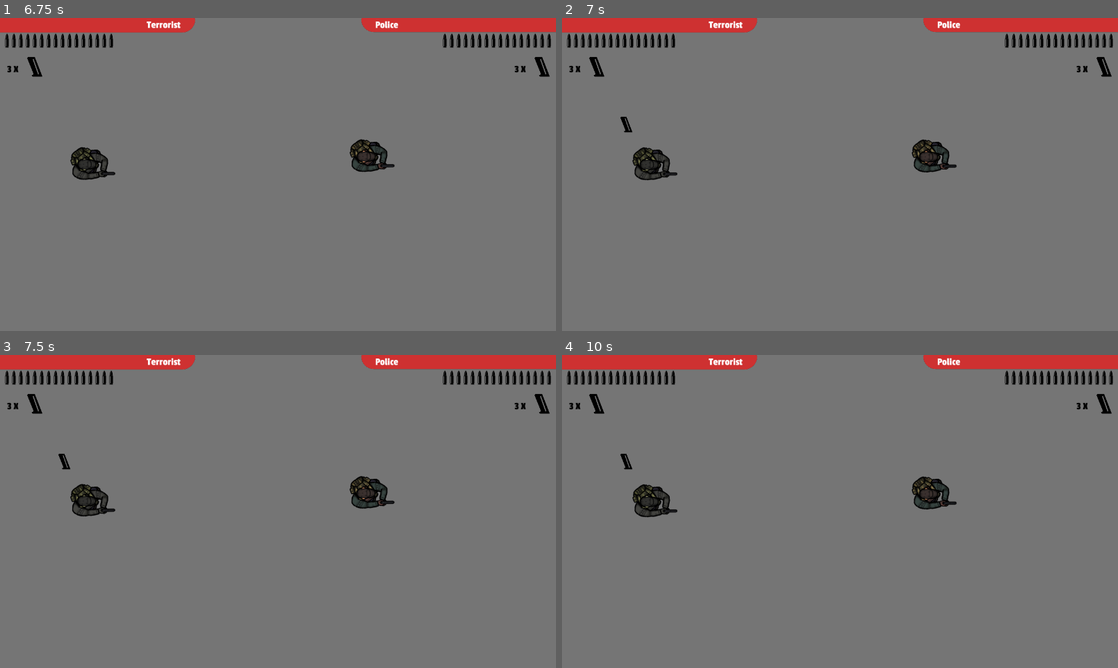
Above: before the commit, frames 1-4 (two rows, left to right).
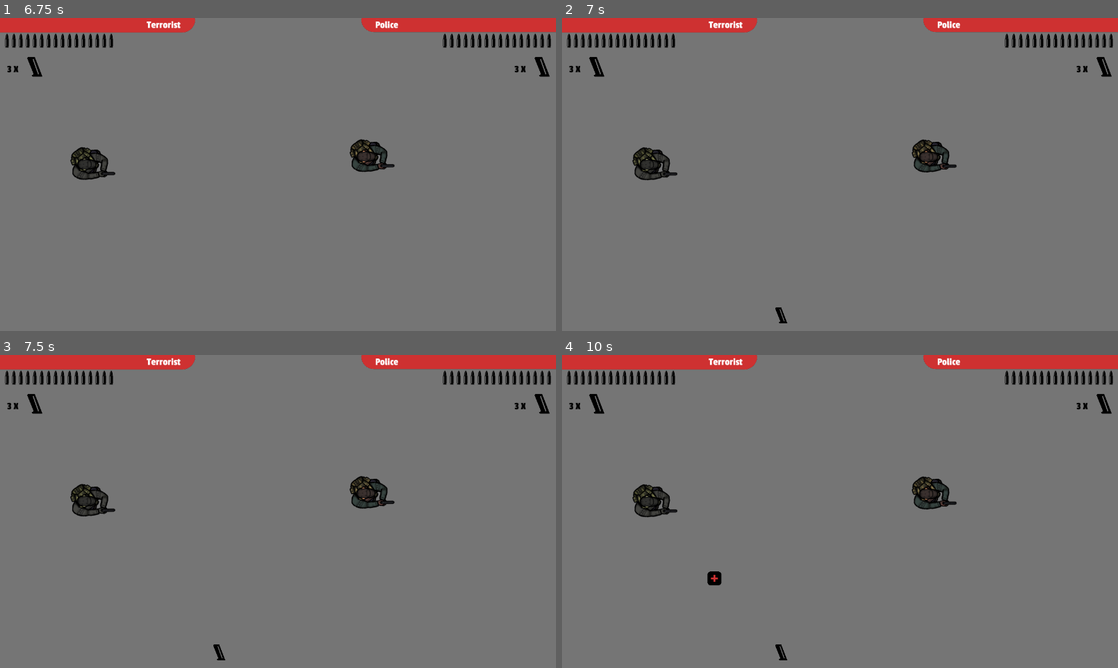
Above: after the commit, the same moments.

Repository: HassanHeydariNasab/du
Game: Godot game, scene res://Game.tscn
Same seed, same stepped clock (60 frames per second), same inputs: the game is played once before the commit and once after it.
Inputs:
- Up to frame 1 (6.75 s): no input
- Up to frame 2 (7 s): no input
- Up to frame 3 (7.5 s): no input
- Up to frame 4 (10 s): no input

Frame 1 is identical in both runs. In frame 2, 0.1% of the frame differs, in the area x 10-41%, y 31-98%; in frame 3, 0.1%; in frame 4, 0.2%.

Commit message:
Add health item

Diff:
--- a/Game.gd
+++ b/Game.gd
@@ -3,16 +3,18 @@
 onready var viewport: Viewport = get_tree().get_root()
 
 var PlayerMaterial0 = preload('res://player/PlayerMatrerial0.tres')
+
+onready var Items = $Items
 var Magazine = preload('res://items/Magazine.tscn')
-onready var Items = $Items
 var _Magazine: Area2D = null
+var Health = preload('res://items/Health.tscn')
+var _Health: Area2D = null
 
 func _ready():
 	$Players/Player0/Body.set_material(PlayerMaterial0)
 
 
-
-func _on_Timer_timeout():
+func _on_MagazineTimer_timeout():
 	_Magazine = Magazine.instance()
 	_Magazine.set_global_position(
 		Vector2(
@@ -21,3 +23,14 @@
 		)
 	)
 	Items.add_child(_Magazine)
+
+
+func _on_HealthTimer_timeout():
+	_Health = Health.instance()
+	_Health.set_global_position(
+		Vector2(
+			rand_range(0, viewport.get_size().x),
+			rand_range(0,viewport.get_size().y)
+		)
+	)
+	Items.add_child(_Health)
--- a/Game.tscn
+++ b/Game.tscn
@@ -150,8 +150,13 @@
 scale = Vector2( 0.25, 0.25 )
 texture = ExtResource( 6 )
 
-[node name="Timer" type="Timer" parent="."]
+[node name="MagazineTimer" type="Timer" parent="."]
 wait_time = 7.0
 autostart = true
 
-[connection signal="timeout" from="Timer" to="." method="_on_Timer_timeout"]
+[node name="HealthTimer" type="Timer" parent="."]
+wait_time = 10.0
+autostart = true
+
+[connection signal="timeout" from="MagazineTimer" to="." method="_on_MagazineTimer_timeout"]
+[connection signal="timeout" from="HealthTimer" to="." method="_on_HealthTimer_timeout"]
--- /dev/null
+++ b/items/Health.gd
@@ -0,0 +1,25 @@
+extends Area2D
+
+onready var FadeOut: Tween = $FadeOut
+onready var Symbol: Sprite = $Symbol
+
+func _ready():
+	FadeOut.interpolate_property(
+		Symbol, 'modulate', Color(1.0, 1.0, 1.0, 1.0),
+		Color(1.0, 1.0, 1.0, 0.0), 0.1
+	)
+
+
+func _on_Health_body_entered(body):
+	$CollisionShape2D.free()
+	body.health += 1
+	FadeOut.start()
+
+
+func _on_FadeOut_tween_completed(object, key):
+	if (key == ':modulate' and object == Symbol):
+		queue_free()
+
+
+func _on_TTL_timeout():
+	FadeOut.start()
--- /dev/null
+++ b/items/Health.tscn
@@ -0,0 +1,29 @@
+[gd_scene load_steps=4 format=2]
+
+[ext_resource path="res://items/health.png" type="Texture" id=1]
+[ext_resource path="res://items/Health.gd" type="Script" id=2]
+
+[sub_resource type="CircleShape2D" id=1]
+radius = 24.0
+
+[node name="Health" type="Area2D"]
+collision_layer = 4
+script = ExtResource( 2 )
+
+[node name="Symbol" type="Sprite" parent="."]
+scale = Vector2( 0.2, 0.2 )
+texture = ExtResource( 1 )
+
+[node name="CollisionShape2D" type="CollisionShape2D" parent="."]
+shape = SubResource( 1 )
+
+[node name="FadeOut" type="Tween" parent="."]
+
+[node name="TTL" type="Timer" parent="."]
+wait_time = 7.0
+one_shot = true
+autostart = true
+
+[connection signal="body_entered" from="." to="." method="_on_Health_body_entered"]
+[connection signal="tween_completed" from="FadeOut" to="." method="_on_FadeOut_tween_completed"]
+[connection signal="timeout" from="TTL" to="." method="_on_TTL_timeout"]
--- /dev/null
+++ b/items/health.svg
@@ -0,0 +1,76 @@
+<?xml version="1.0" encoding="UTF-8" standalone="no"?>
+<svg
+   width="120"
+   height="120"
+   viewBox="0 0 120 120"
+   version="1.1"
+   id="svg8"
+   inkscape:version="1.1.1 (3bf5ae0d25, 2021-09-20, custom)"
+   sodipodi:docname="health.svg"
+   inkscape:export-filename="/home/hsn6/du/items/health.png"
+   inkscape:export-xdpi="192"
+   inkscape:export-ydpi="192"
+   xmlns:inkscape="http://www.inkscape.org/namespaces/inkscape"
+   xmlns:sodipodi="http://sodipodi.sourceforge.net/DTD/sodipodi-0.dtd"
+   xmlns="http://www.w3.org/2000/svg"
+   xmlns:svg="http://www.w3.org/2000/svg"
+   xmlns:rdf="http://www.w3.org/1999/02/22-rdf-syntax-ns#"
+   xmlns:cc="http://creativecommons.org/ns#"
+   xmlns:dc="http://purl.org/dc/elements/1.1/">
+  <defs
+     id="defs2" />
+  <sodipodi:namedview
+     id="base"
+     pagecolor="#ffffff"
+     bordercolor="#666666"
+     borderopacity="1.0"
+     inkscape:pageopacity="0.0"
+     inkscape:pageshadow="2"
+     inkscape:zoom="3.959798"
+     inkscape:cx="57.957503"
+     inkscape:cy="52.780471"
+     inkscape:document-units="px"
+     inkscape:current-layer="layer1"
+     inkscape:document-rotation="0"
+     showgrid="true"
+     units="px"
+     inkscape:window-width="1856"
+     inkscape:window-height="1051"
+     inkscape:window-x="0"
+     inkscape:window-y="0"
+     inkscape:window-maximized="1"
+     inkscape:pagecheckerboard="0">
+    <inkscape:grid
+       type="xygrid"
+       id="grid833"
+       empspacing="10" />
+  </sodipodi:namedview>
+  <metadata
+     id="metadata5">
+    <rdf:RDF>
+      <cc:Work
+         rdf:about="">
+        <dc:format>image/svg+xml</dc:format>
+        <dc:type
+           rdf:resource="http://purl.org/dc/dcmitype/StillImage" />
+      </cc:Work>
+    </rdf:RDF>
+  </metadata>
+  <g
+     inkscape:label="Layer 1"
+     inkscape:groupmode="layer"
+     id="layer1">
+    <rect
+       style="opacity:1;fill:#000000;fill-opacity:0.995473;stroke-width:2;stop-color:#000000"
+       id="rect2438"
+       width="80"
+       height="80"
+       x="20"
+       y="20"
+       ry="20" />
+    <path
+       style="fill:#ce3131;fill-opacity:0.996078;stroke:#000000;stroke-width:1.33333px;stroke-linecap:butt;stroke-linejoin:miter;stroke-opacity:1"
+       d="M 53.333333,40 V 53.333333 H 40 V 66.666667 H 53.333333 V 80 H 66.666667 V 66.666667 H 80 V 53.333333 H 66.666667 V 40 H 53.333333"
+       id="path2853" />
+  </g>
+</svg>
--- a/player/Player.gd
+++ b/player/Player.gd
@@ -91,6 +91,8 @@
 func set_health(value):
 	if value <= 0:
 		health = 0
+	elif value > HEALTH:
+		health = HEALTH
 	else:
 		health = value
 	if id == '0':
Binary file added: items/health.png
Not shown, added: items/health.png.import
Not shown, added: items/health.svg.import
